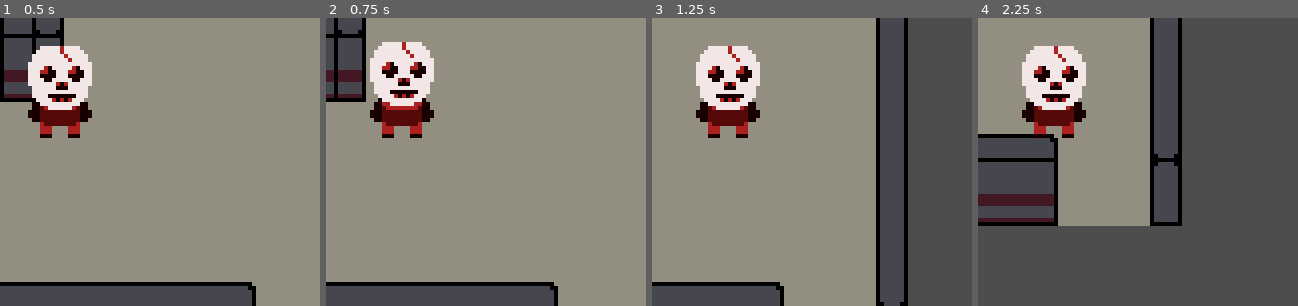
Above: before the commit, frames 1-4 (left to right).
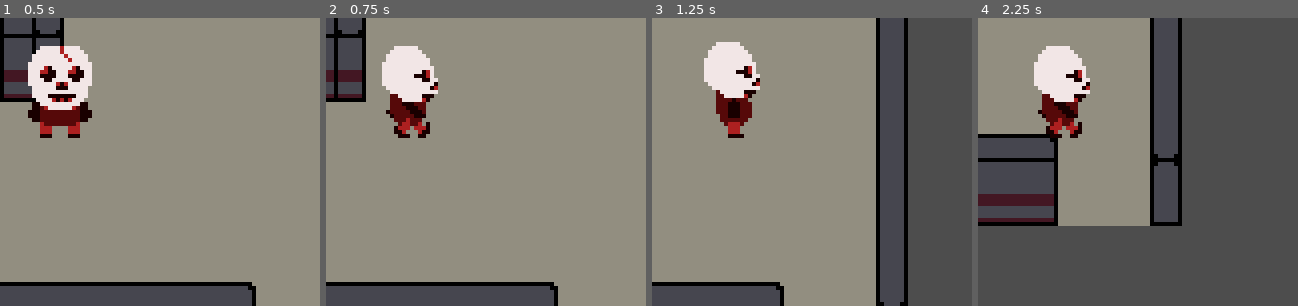
Above: after the commit, the same moments.

Repository: WillGuerreiros/GBJAM12
Game: Godot game, scene res://scenes/teste.tscn
Two runs of this game, one before a commit and one after it. Both use one fixed random seed, a clock stepped at 60 frames per second and the inputs below.
Inputs:
- Up to frame 1 (0.5 s): no input
- Up to frame 2 (0.75 s): hold Right (right_button) from 0.53 s (still down)
- Up to frame 3 (1.25 s): keep holding Right (right_button)
- Up to frame 4 (2.25 s): release Right (right_button) at 1.28 s; hold Down (down_button) 1.28-2.03 s; hold Right (right_button) from 2.03 s (still down)
The pictures show only the part of the screen within x 41-91%, y 38-88%; the shares and areas given below are measured in that part.

Frame 1 is identical in both runs. In frame 2, 3.8% of the frame differs, in the area x 13-35%, y 8-42%; in frame 3, 3.2%; in frame 4, 3.4%.

Commit message:
movement-and-sprites

Diff:
--- a/scenes/player.tscn
+++ b/scenes/player.tscn
@@ -1,7 +1,9 @@
-[gd_scene load_steps=10 format=3 uid="uid://puwfuod8p5mq"]
+[gd_scene load_steps=20 format=3 uid="uid://puwfuod8p5mq"]
 
 [ext_resource type="Script" path="res://scripts/player.gd" id="1_7lprj"]
 [ext_resource type="Texture2D" uid="uid://bjh3rvchcbkti" path="res://assets/player walk down.png" id="2_vcbi6"]
+[ext_resource type="Texture2D" uid="uid://lcn5c8r13wn4" path="res://assets/player walk side png.png" id="3_m71wv"]
+[ext_resource type="Texture2D" uid="uid://c23yvg01hu3dt" path="res://assets/player walk up.png" id="4_4g4c8"]
 
 [sub_resource type="AtlasTexture" id="AtlasTexture_c1cjs"]
 atlas = ExtResource("2_vcbi6")
@@ -22,6 +24,38 @@
 [sub_resource type="AtlasTexture" id="AtlasTexture_1o2nv"]
 atlas = ExtResource("2_vcbi6")
 region = Rect2(36, 0, 18, 26)
+
+[sub_resource type="AtlasTexture" id="AtlasTexture_nnm6u"]
+atlas = ExtResource("3_m71wv")
+region = Rect2(0, 0, 18, 26)
+
+[sub_resource type="AtlasTexture" id="AtlasTexture_c3kx7"]
+atlas = ExtResource("3_m71wv")
+region = Rect2(18, 0, 18, 26)
+
+[sub_resource type="AtlasTexture" id="AtlasTexture_v4fyn"]
+atlas = ExtResource("3_m71wv")
+region = Rect2(36, 0, 18, 26)
+
+[sub_resource type="AtlasTexture" id="AtlasTexture_2ocba"]
+atlas = ExtResource("3_m71wv")
+region = Rect2(54, 0, 18, 26)
+
+[sub_resource type="AtlasTexture" id="AtlasTexture_rnhm5"]
+atlas = ExtResource("4_4g4c8")
+region = Rect2(0, 0, 18, 26)
+
+[sub_resource type="AtlasTexture" id="AtlasTexture_3ysv5"]
+atlas = ExtResource("4_4g4c8")
+region = Rect2(18, 0, 18, 26)
+
+[sub_resource type="AtlasTexture" id="AtlasTexture_ajlip"]
+atlas = ExtResource("4_4g4c8")
+region = Rect2(36, 0, 18, 26)
+
+[sub_resource type="AtlasTexture" id="AtlasTexture_fup2a"]
+atlas = ExtResource("4_4g4c8")
+region = Rect2(54, 0, 18, 26)
 
 [sub_resource type="SpriteFrames" id="SpriteFrames_wjvs4"]
 animations = [{
@@ -51,7 +85,41 @@
 }],
 "loop": true,
 "name": &"walk_down_animation",
-"speed": 4.0
+"speed": 6.0
+}, {
+"frames": [{
+"duration": 1.0,
+"texture": SubResource("AtlasTexture_nnm6u")
+}, {
+"duration": 1.0,
+"texture": SubResource("AtlasTexture_c3kx7")
+}, {
+"duration": 1.0,
+"texture": SubResource("AtlasTexture_v4fyn")
+}, {
+"duration": 1.0,
+"texture": SubResource("AtlasTexture_2ocba")
+}],
+"loop": true,
+"name": &"walk_side_animation",
+"speed": 6.0
+}, {
+"frames": [{
+"duration": 1.0,
+"texture": SubResource("AtlasTexture_rnhm5")
+}, {
+"duration": 1.0,
+"texture": SubResource("AtlasTexture_3ysv5")
+}, {
+"duration": 1.0,
+"texture": SubResource("AtlasTexture_ajlip")
+}, {
+"duration": 1.0,
+"texture": SubResource("AtlasTexture_fup2a")
+}],
+"loop": true,
+"name": &"walk_up_animation",
+"speed": 6.0
 }]
 
 [sub_resource type="CapsuleShape2D" id="CapsuleShape2D_osike"]
@@ -65,7 +133,8 @@
 
 [node name="spriteanim" type="AnimatedSprite2D" parent="."]
 sprite_frames = SubResource("SpriteFrames_wjvs4")
-animation = &"idle_down_animation"
+animation = &"walk_up_animation"
+frame_progress = 0.620435
 
 [node name="player_shape" type="CollisionShape2D" parent="."]
 shape = SubResource("CapsuleShape2D_osike")
--- a/scripts/player.gd
+++ b/scripts/player.gd
@@ -28,12 +28,17 @@
 	match direction:
 		Vector2.UP:
 			velocity = Vector2.UP*speed
+			spriteanim.play("walk_up_animation")
 		Vector2.DOWN:
 			velocity = Vector2.DOWN*speed
 			spriteanim.play("walk_down_animation")
 		Vector2.LEFT:
+			spriteanim.flip_h = true
+			spriteanim.play("walk_side_animation")
 			velocity = Vector2.LEFT*speed
 		Vector2.RIGHT:
+			spriteanim.flip_h = false
+			spriteanim.play("walk_side_animation")
 			velocity = Vector2.RIGHT*speed
 		Vector2.ZERO:
 			velocity = Vector2.ZERO*speed
Binary file added: assets/player walk side png.png
Not shown, added: assets/player walk side png.png.import
Binary file added: assets/player walk up.png
Not shown, added: assets/player walk up.png.import
